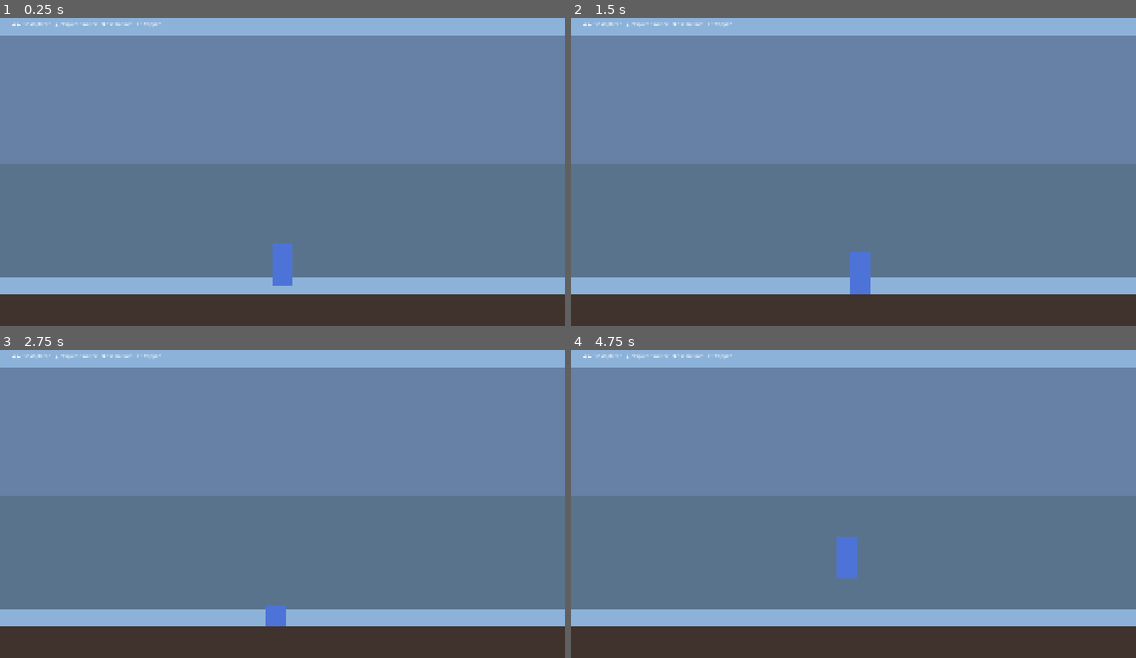
Above: before the commit, frames 1-4 (two rows, left to right).
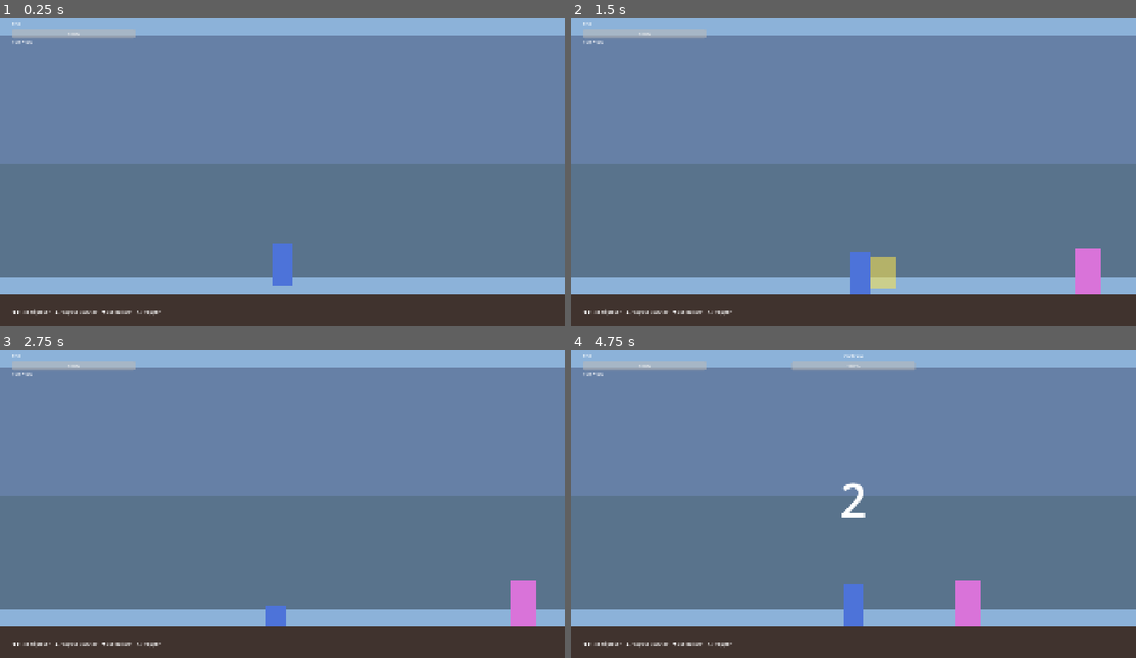
Above: after the commit, the same moments.

Repository: EstebanFlores27/MedocFighterV2
Game: Godot game, scene res://scenes/main.tscn
The game is run twice, just before and just after one commit, with the same random seed, the same clock (stepped at 60 frames per second) and the same inputs.
Inputs:
- Up to frame 1 (0.25 s): no input
- Up to frame 2 (1.5 s): tap Enter at 0.5 s; hold Down (duck) 0.53-1.28 s; hold Right (move_right) from 0.53 s (still down); tap Up (jump) at 0.77 s; tap X (punch) at 0.8, 1.35 s
- Up to frame 3 (2.75 s): tap Up (jump) at 1.52 s; tap Down (duck) at 1.55 s; release Right (move_right) at 2.03 s; hold Left (move_left) from 2.03 s (still down); hold Down (duck) from 2.03 s (still down); tap X (punch) at 2.3 s
- Up to frame 4 (4.75 s): release Left (move_left) at 2.78 s; release Down (duck) at 2.78 s; hold Right (move_right) 2.78-4.28 s; tap X (punch) at 2.85, 3.8, 4.35 s; tap Up (jump) at 3.02, 3.77, 4.52 s; tap Down (duck) at 3.05, 4.55 s; hold Down (duck) 3.53-4.28 s; tap Space at 4.25 s; hold Left (move_left) from 4.28 s (still down)

The runs differ from the first frame. In frame 1, 1.0% of the frame differs, in the area x 2-29%, y 1-97%; in frame 2, 2.1%; in frame 3, 1.7%; in frame 4, 3.5%, in the area x 2-73%, y 1-97%.

Commit message:
M2: Cortexia fight with HP bars, countdown, and victory feedback
Adds the first combat encounter. Walking near Cortexia (placeholder
purple rectangle) triggers a 3-2-1-GO countdown that locks both
characters, then opens free combat: punch (X/J) deals damage with a
brief hitbox in front of the player; Cortexia walks toward the player
and deals contact damage on a cooldown. HP bars and a BRAVO! panel
with the doc's victory text appear via a CanvasLayer HUD that listens
to GameState signals.

Per playtest feedback (test 2 + 3): explicit countdown before fight,
clear "BRAVO" outro signal.

Co-Authored-By: Claude Opus 4.7 <noreply@anthropic.com>

Diff:
--- /dev/null
+++ b/scenes/chronik.tscn
@@ -0,0 +1,42 @@
+[gd_scene load_steps=5 format=3]
+
+[ext_resource type="Script" path="res://scripts/chronik.gd" id="1_chronik"]
+
+[sub_resource type="RectangleShape2D" id="RectangleShape2D_body"]
+size = Vector2(80, 140)
+
+[sub_resource type="CircleShape2D" id="CircleShape2D_detect"]
+radius = 380.0
+
+[sub_resource type="RectangleShape2D" id="RectangleShape2D_contact"]
+size = Vector2(110, 150)
+
+[node name="Chronik" type="CharacterBody2D"]
+script = ExtResource("1_chronik")
+
+[node name="Sprite" type="ColorRect" parent="."]
+offset_left = -40.0
+offset_top = -140.0
+offset_right = 40.0
+offset_bottom = 0.0
+color = Color(0.85, 0.45, 0.85, 1)
+
+[node name="Collider" type="CollisionShape2D" parent="."]
+position = Vector2(0, -70)
+shape = SubResource("RectangleShape2D_body")
+
+[node name="DetectArea" type="Area2D" parent="."]
+position = Vector2(0, -70)
+collision_layer = 0
+collision_mask = 1
+
+[node name="DetectShape" type="CollisionShape2D" parent="DetectArea"]
+shape = SubResource("CircleShape2D_detect")
+
+[node name="ContactArea" type="Area2D" parent="."]
+position = Vector2(0, -75)
+collision_layer = 0
+collision_mask = 1
+
+[node name="ContactShape" type="CollisionShape2D" parent="ContactArea"]
+shape = SubResource("RectangleShape2D_contact")
--- /dev/null
+++ b/scenes/combat_hud.tscn
@@ -0,0 +1,140 @@
+[gd_scene load_steps=2 format=3]
+
+[ext_resource type="Script" path="res://scripts/combat_hud.gd" id="1_hud"]
+
+[node name="CombatHUD" type="CanvasLayer"]
+script = ExtResource("1_hud")
+
+[node name="Root" type="Control" parent="."]
+layout_mode = 3
+anchors_preset = 15
+anchor_right = 1.0
+anchor_bottom = 1.0
+mouse_filter = 2
+
+[node name="TopLeft" type="Control" parent="Root"]
+layout_mode = 0
+offset_left = 40.0
+offset_top = 40.0
+offset_right = 460.0
+offset_bottom = 120.0
+mouse_filter = 2
+
+[node name="PlayerHpLabelTitle" type="Label" parent="Root/TopLeft"]
+layout_mode = 0
+offset_right = 200.0
+offset_bottom = 28.0
+text = "TOI"
+
+[node name="PlayerHpBar" type="ProgressBar" parent="Root/TopLeft"]
+layout_mode = 0
+offset_top = 30.0
+offset_right = 420.0
+offset_bottom = 60.0
+max_value = 100.0
+value = 100.0
+
+[node name="PlayerHpLabel" type="Label" parent="Root/TopLeft"]
+layout_mode = 0
+offset_top = 62.0
+offset_right = 420.0
+offset_bottom = 90.0
+text = "100 / 100"
+
+[node name="TopCenter" type="Control" parent="Root"]
+layout_mode = 1
+anchors_preset = 7
+anchor_left = 0.5
+anchor_right = 0.5
+anchor_top = 0.0
+anchor_bottom = 0.0
+offset_left = -210.0
+offset_top = 40.0
+offset_right = 210.0
+offset_bottom = 130.0
+mouse_filter = 2
+
+[node name="ChronikName" type="Label" parent="Root/TopCenter"]
+layout_mode = 0
+offset_right = 420.0
+offset_bottom = 28.0
+horizontal_alignment = 1
+text = "Cortexia"
+
+[node name="ChronikHpBar" type="ProgressBar" parent="Root/TopCenter"]
+layout_mode = 0
+offset_top = 30.0
+offset_right = 420.0
+offset_bottom = 60.0
+max_value = 60.0
+value = 60.0
+
+[node name="CountdownLabel" type="Label" parent="Root"]
+layout_mode = 1
+anchors_preset = 8
+anchor_left = 0.5
+anchor_top = 0.5
+anchor_right = 0.5
+anchor_bottom = 0.5
+offset_left = -200.0
+offset_top = -120.0
+offset_right = 200.0
+offset_bottom = 120.0
+theme_override_font_sizes/font_size = 160
+horizontal_alignment = 1
+vertical_alignment = 1
+text = "3"
+
+[node name="VictoryPanel" type="Panel" parent="Root"]
+layout_mode = 1
+anchors_preset = 8
+anchor_left = 0.5
+anchor_top = 0.5
+anchor_right = 0.5
+anchor_bottom = 0.5
+offset_left = -360.0
+offset_top = -200.0
+offset_right = 360.0
+offset_bottom = 200.0
+
+[node name="VBox" type="VBoxContainer" parent="Root/VictoryPanel"]
+layout_mode = 1
+anchors_preset = 15
+anchor_right = 1.0
+anchor_bottom = 1.0
+offset_left = 24.0
+offset_top = 24.0
+offset_right = -24.0
+offset_bottom = -24.0
+
+[node name="Title" type="Label" parent="Root/VictoryPanel/VBox"]
+layout_mode = 2
+theme_override_font_sizes/font_size = 56
+horizontal_alignment = 1
+text = "BRAVO !"
+
+[node name="Body" type="Label" parent="Root/VictoryPanel/VBox"]
+layout_mode = 2
+size_flags_vertical = 3
+theme_override_font_sizes/font_size = 22
+horizontal_alignment = 1
+vertical_alignment = 1
+autowrap_mode = 3
+text = ""
+
+[node name="ContinueButton" type="Button" parent="Root/VictoryPanel/VBox"]
+layout_mode = 2
+size_flags_horizontal = 4
+theme_override_font_sizes/font_size = 28
+text = "  Continuer  "
+
+[node name="Help" type="Label" parent="Root"]
+layout_mode = 1
+anchors_preset = 2
+anchor_top = 1.0
+anchor_bottom = 1.0
+offset_left = 40.0
+offset_top = -60.0
+offset_right = 1200.0
+offset_bottom = -20.0
+text = "◀ ▶ : se déplacer    ▲ / Espace : sauter    ▼ : se baisser    X : frapper"
--- a/scenes/level.tscn
+++ b/scenes/level.tscn
@@ -1,11 +1,13 @@
-[gd_scene load_steps=4 format=3]
+[gd_scene load_steps=6 format=3]
 
 [ext_resource type="PackedScene" path="res://scenes/player.tscn" id="1_player"]
+[ext_resource type="PackedScene" path="res://scenes/chronik.tscn" id="2_chronik"]
+[ext_resource type="PackedScene" path="res://scenes/combat_hud.tscn" id="3_hud"]
 
 [sub_resource type="RectangleShape2D" id="RectangleShape2D_floor"]
 size = Vector2(4000, 100)
 
-[sub_resource type="RectangleShape2D" id="RectangleShape2D_wallL"]
+[sub_resource type="RectangleShape2D" id="RectangleShape2D_wall"]
 size = Vector2(50, 1200)
 
 [node name="Level" type="Node2D"]
@@ -69,12 +71,14 @@
 position_smoothing_enabled = true
 position_smoothing_speed = 15.0
 
-[node name="HUD" type="CanvasLayer" parent="."]
+[node name="Cortexia" parent="." instance=ExtResource("2_chronik")]
+position = Vector2(1100, -100)
+chronik_id = "cortexia"
+display_name = "Cortexia"
+max_hp = 60
+contact_damage = 10
+move_speed = 240.0
+color = Color(0.85, 0.45, 0.85, 1)
+victory_text = "Tu viens de protéger tes commandes centrales. Ton cerveau conserve toute sa vivacité et sa lucidité !"
 
-[node name="HelpText" type="Label" parent="HUD"]
-offset_left = 40.0
-offset_top = 40.0
-offset_right = 800.0
-offset_bottom = 120.0
-text = "◀ ▶ : se déplacer    ▲ / Espace : sauter    ▼ : se baisser    X : frapper"
-horizontal_alignment = 0
+[node name="CombatHUD" parent="." instance=ExtResource("3_hud")]
--- a/scenes/player.tscn
+++ b/scenes/player.tscn
@@ -1,9 +1,12 @@
-[gd_scene load_steps=3 format=3]
+[gd_scene load_steps=4 format=3]
 
 [ext_resource type="Script" path="res://scripts/player.gd" id="1_player"]
 
 [sub_resource type="RectangleShape2D" id="RectangleShape2D_player"]
 size = Vector2(64, 128)
+
+[sub_resource type="RectangleShape2D" id="RectangleShape2D_punch"]
+size = Vector2(80, 100)
 
 [node name="Player" type="CharacterBody2D"]
 script = ExtResource("1_player")
@@ -18,3 +21,20 @@
 [node name="Collider" type="CollisionShape2D" parent="."]
 position = Vector2(0, -64)
 shape = SubResource("RectangleShape2D_player")
+
+[node name="PunchHitbox" type="Area2D" parent="."]
+position = Vector2(70, -64)
+collision_layer = 0
+collision_mask = 1
+monitoring = false
+monitorable = false
+
+[node name="PunchShape" type="CollisionShape2D" parent="PunchHitbox"]
+shape = SubResource("RectangleShape2D_punch")
+
+[node name="PunchVisual" type="ColorRect" parent="PunchHitbox"]
+offset_left = -40.0
+offset_top = -50.0
+offset_right = 40.0
+offset_bottom = 50.0
+color = Color(1, 0.9, 0.3, 0.55)
--- a/scripts/autoload/game_state.gd
+++ b/scripts/autoload/game_state.gd
@@ -1,7 +1,17 @@
 extends Node
 
-# Autoload singleton. Holds runtime game state that needs to survive scene changes.
-# Persistence (save/load) will be added in a later milestone.
+# Autoload singleton. Holds runtime game state and combat-event signals.
+# Persistence is added in a later milestone.
+
+@warning_ignore_start("unused_signal")
+signal player_hp_changed(hp: int, max_hp: int)
+signal player_defeated
+signal chronik_engaged(display_name: String, max_hp: int)
+signal chronik_hp_changed(hp: int, max_hp: int)
+signal chronik_defeated(display_name: String, victory_text: String)
+signal combat_countdown_done
+signal combat_resolved
+@warning_ignore_restore("unused_signal")
 
 var current_district: int = 1
 var defeated_chroniks: Array[String] = []
--- /dev/null
+++ b/scripts/chronik.gd
@@ -0,0 +1,109 @@
+extends CharacterBody2D
+class_name Chronik
+
+const GRAVITY := 2200.0
+const ATTACK_COOLDOWN := 0.9
+const HIT_FLASH_DURATION := 0.3
+const STOP_DISTANCE := 90.0
+
+@export var chronik_id: String = "cortexia"
+@export var display_name: String = "Cortexia"
+@export var max_hp: int = 60
+@export var contact_damage: int = 10
+@export var move_speed: float = 240.0
+@export var color: Color = Color(0.85, 0.45, 0.85)
+@export_multiline var victory_text: String = ""
+
+@onready var sprite: ColorRect = $Sprite
+@onready var detect_area: Area2D = $DetectArea
+@onready var contact_area: Area2D = $ContactArea
+
+var hp: int
+var target: Node2D
+var engaged: bool = false
+var active: bool = false
+var _attack_cd := 0.0
+var _hit_flash := 0.0
+var _facing := -1
+
+func _ready() -> void:
+	add_to_group("chronik")
+	hp = max_hp
+	sprite.color = color
+	detect_area.body_entered.connect(_on_player_detected)
+	GameState.combat_countdown_done.connect(_on_countdown_done)
+
+func _on_player_detected(body: Node) -> void:
+	if engaged or hp <= 0:
+		return
+	if not body.is_in_group("player"):
+		return
+	target = body
+	engaged = true
+	GameState.chronik_engaged.emit(display_name, max_hp)
+	GameState.chronik_hp_changed.emit(hp, max_hp)
+
+func _on_countdown_done() -> void:
+	if engaged and hp > 0:
+		active = true
+
+func receive_punch(damage: int, from_dir: int) -> void:
+	if hp <= 0:
+		return
+	hp = max(0, hp - damage)
+	_hit_flash = HIT_FLASH_DURATION
+	velocity.x = from_dir * 280.0
+	velocity.y = -220.0
+	GameState.chronik_hp_changed.emit(hp, max_hp)
+	if hp == 0:
+		_die()
+
+func _die() -> void:
+	active = false
+	GameState.chronik_defeated.emit(display_name, victory_text)
+	contact_area.set_deferred("monitoring", false)
+	detect_area.set_deferred("monitoring", false)
+	var tween := create_tween()
+	tween.tween_property(sprite, "modulate:a", 0.0, 0.6)
+	tween.tween_callback(queue_free)
+
+func _physics_process(delta: float) -> void:
+	if not is_on_floor():
+		velocity.y += GRAVITY * delta
+
+	_attack_cd = max(0.0, _attack_cd - delta)
+	_hit_flash = max(0.0, _hit_flash - delta)
+
+	if active and is_instance_valid(target) and hp > 0:
+		var dx := target.global_position.x - global_position.x
+		var dist := absf(dx)
+		_facing = -1 if dx < 0 else 1
+		if dist > STOP_DISTANCE:
+			velocity.x = _facing * move_speed
+		else:
+			velocity.x = move_toward(velocity.x, 0, move_speed * 4 * delta)
+	else:
+		velocity.x = move_toward(velocity.x, 0, move_speed * 4 * delta)
+
+	move_and_slide()
+	_check_contact_damage()
+	_apply_hit_flash()
+
+func _check_contact_damage() -> void:
+	if not active or hp <= 0 or _attack_cd > 0.0:
+		return
+	for body in contact_area.get_overlapping_bodies():
+		if body.is_in_group("player") and body.has_method("take_damage"):
+			body.take_damage(contact_damage, _facing)
+			_attack_cd = ATTACK_COOLDOWN
+			velocity.x = -_facing * 200.0
+			break
+
+func _apply_hit_flash() -> void:
+	if hp <= 0:
+		return
+	if _hit_flash > 0.0:
+		var on_frame := int(_hit_flash * 20) % 2 == 0
+		sprite.modulate = Color(1.6, 0.6, 0.6, sprite.modulate.a) if on_frame else Color(1, 1, 1, sprite.modulate.a)
+	else:
+		sprite.modulate = Color(1, 1, 1, sprite.modulate.a)
--- /dev/null
+++ b/scripts/combat_hud.gd
@@ -0,0 +1,57 @@
+extends CanvasLayer
+
+@onready var player_hp_bar: ProgressBar = $Root/TopLeft/PlayerHpBar
+@onready var player_hp_label: Label = $Root/TopLeft/PlayerHpLabel
+@onready var chronik_panel: Control = $Root/TopCenter
+@onready var chronik_name_label: Label = $Root/TopCenter/ChronikName
+@onready var chronik_hp_bar: ProgressBar = $Root/TopCenter/ChronikHpBar
+@onready var countdown_label: Label = $Root/CountdownLabel
+@onready var victory_panel: Panel = $Root/VictoryPanel
+@onready var victory_title: Label = $Root/VictoryPanel/VBox/Title
+@onready var victory_body: Label = $Root/VictoryPanel/VBox/Body
+@onready var continue_btn: Button = $Root/VictoryPanel/VBox/ContinueButton
+
+func _ready() -> void:
+	chronik_panel.visible = false
+	countdown_label.visible = false
+	victory_panel.visible = false
+	GameState.player_hp_changed.connect(_on_player_hp_changed)
+	GameState.chronik_engaged.connect(_on_chronik_engaged)
+	GameState.chronik_hp_changed.connect(_on_chronik_hp_changed)
+	GameState.chronik_defeated.connect(_on_chronik_defeated)
+	continue_btn.pressed.connect(_on_continue_pressed)
+
+func _on_player_hp_changed(hp: int, max_hp: int) -> void:
+	player_hp_bar.max_value = max_hp
+	player_hp_bar.value = hp
+	player_hp_label.text = "%d / %d" % [hp, max_hp]
+
+func _on_chronik_engaged(display_name: String, max_hp: int) -> void:
+	chronik_name_label.text = display_name
+	chronik_hp_bar.max_value = max_hp
+	chronik_hp_bar.value = max_hp
+	chronik_panel.visible = true
+	_play_countdown()
+
+func _on_chronik_hp_changed(hp: int, max_hp: int) -> void:
+	chronik_hp_bar.max_value = max_hp
+	chronik_hp_bar.value = hp
+
+func _on_chronik_defeated(display_name: String, victory_text: String) -> void:
+	chronik_panel.visible = false
+	victory_title.text = "BRAVO !"
+	victory_body.text = "%s vaincu !\n\n%s" % [display_name, victory_text]
+	victory_panel.visible = true
+	continue_btn.grab_focus()
+
+func _on_continue_pressed() -> void:
+	victory_panel.visible = false
+	GameState.combat_resolved.emit()
+
+func _play_countdown() -> void:
+	countdown_label.visible = true
+	for step in ["3", "2", "1", "GO !"]:
+		countdown_label.text = step
+		await get_tree().create_timer(0.6).timeout
+	countdown_label.visible = false
+	GameState.combat_countdown_done.emit()
--- a/scripts/player.gd
+++ b/scripts/player.gd
@@ -3,36 +3,129 @@
 const SPEED := 420.0
 const JUMP_VELOCITY := -900.0
 const GRAVITY := 2200.0
+const MAX_HP := 100
+const PUNCH_COOLDOWN := 0.4
+const PUNCH_DURATION := 0.14
+const PUNCH_DAMAGE := 10
+const INVULN_DURATION := 0.6
 
 @onready var sprite: ColorRect = $Sprite
 @onready var collider: CollisionShape2D = $Collider
+@onready var punch_hitbox: Area2D = $PunchHitbox
+@onready var punch_visual: ColorRect = $PunchHitbox/PunchVisual
+
+var hp: int = MAX_HP
+var facing: int = 1
+var locked: bool = false
 
 var _is_ducking := false
 var _default_sprite_size: Vector2
 var _default_sprite_pos: Vector2
 var _default_collider_height: float
 var _default_collider_pos: Vector2
+var _default_punch_offset: float
+var _punch_cd := 0.0
+var _punch_t := 0.0
+var _invuln_t := 0.0
 
 func _ready() -> void:
+	add_to_group("player")
 	_default_sprite_size = sprite.size
 	_default_sprite_pos = sprite.position
 	var shape := collider.shape as RectangleShape2D
 	_default_collider_height = shape.size.y
 	_default_collider_pos = collider.position
+	_default_punch_offset = abs(punch_hitbox.position.x)
+	punch_hitbox.monitoring = false
+	punch_visual.visible = false
+	GameState.chronik_engaged.connect(_on_chronik_engaged)
+	GameState.combat_countdown_done.connect(_on_countdown_done)
+	GameState.chronik_defeated.connect(_on_chronik_defeated)
+	GameState.combat_resolved.connect(_on_combat_resolved)
+	GameState.player_hp_changed.emit(hp, MAX_HP)
+
+func _on_chronik_engaged(_display_name: String, _max_hp: int) -> void:
+	locked = true
+
+func _on_countdown_done() -> void:
+	locked = false
+
+func _on_chronik_defeated(_display_name: String, _victory_text: String) -> void:
+	locked = true
+
+func _on_combat_resolved() -> void:
+	locked = false
 
 func _physics_process(delta: float) -> void:
 	if not is_on_floor():
 		velocity.y += GRAVITY * delta
+
+	_punch_cd = max(0.0, _punch_cd - delta)
+	_invuln_t = max(0.0, _invuln_t - delta)
+	if _punch_t > 0.0:
+		_punch_t = max(0.0, _punch_t - delta)
+		if _punch_t == 0.0:
+			_end_punch()
+
+	if locked:
+		velocity.x = move_toward(velocity.x, 0, SPEED * 4 * delta)
+		move_and_slide()
+		_apply_invuln_flash()
+		return
 
 	if Input.is_action_just_pressed("jump") and is_on_floor() and not _is_ducking:
 		velocity.y = JUMP_VELOCITY
 
 	var direction := Input.get_axis("move_left", "move_right")
 	velocity.x = direction * SPEED
+	if direction != 0.0:
+		facing = int(sign(direction))
 
 	_set_ducking(Input.is_action_pressed("duck") and is_on_floor())
 
+	if Input.is_action_just_pressed("punch") and _punch_cd <= 0.0 and not _is_ducking:
+		_start_punch()
+
 	move_and_slide()
+	_apply_invuln_flash()
+
+func _start_punch() -> void:
+	_punch_cd = PUNCH_COOLDOWN
+	_punch_t = PUNCH_DURATION
+	punch_hitbox.position.x = _default_punch_offset * facing
+	punch_visual.visible = true
+	punch_hitbox.monitoring = true
+	await get_tree().physics_frame
+	if not is_inside_tree() or _punch_t <= 0.0:
+		return
+	for body in punch_hitbox.get_overlapping_bodies():
+		if body.is_in_group("chronik") and body.has_method("receive_punch"):
+			body.receive_punch(PUNCH_DAMAGE, facing)
+
+func _end_punch() -> void:
+	punch_hitbox.monitoring = false
+	punch_visual.visible = false
+
+func take_damage(amount: int, from_dir: int) -> void:
+	if _invuln_t > 0.0 or hp <= 0:
+		return
+	hp = max(0, hp - amount)
+	_invuln_t = INVULN_DURATION
+	velocity.x = from_dir * 350.0
+	velocity.y = -400.0
+	GameState.player_hp_changed.emit(hp, MAX_HP)
+	if hp == 0:
+		GameState.player_defeated.emit()
+
+func heal(amount: int) -> void:
+	hp = min(MAX_HP, hp + amount)
+	GameState.player_hp_changed.emit(hp, MAX_HP)
+
+func _apply_invuln_flash() -> void:
+	if _invuln_t > 0.0:
+		sprite.modulate.a = 0.4 if int(_invuln_t * 20) % 2 == 0 else 1.0
+	else:
+		sprite.modulate.a = 1.0
 
 func _set_ducking(ducking: bool) -> void:
 	if ducking == _is_ducking:
Not shown: 1 places in scenes/level.tscn that only renumber resources
